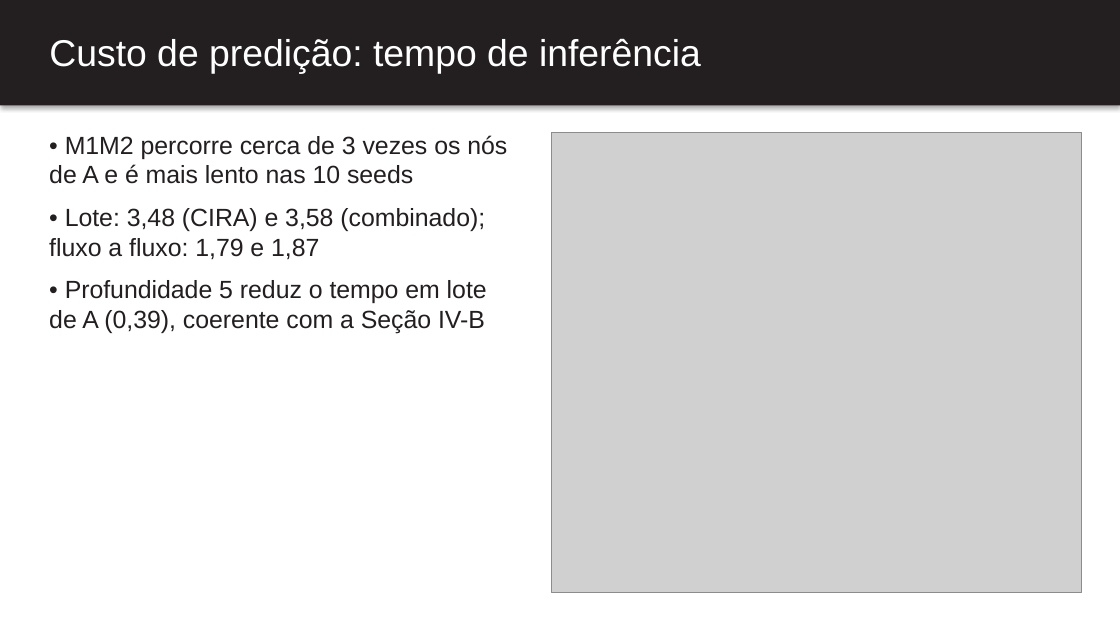
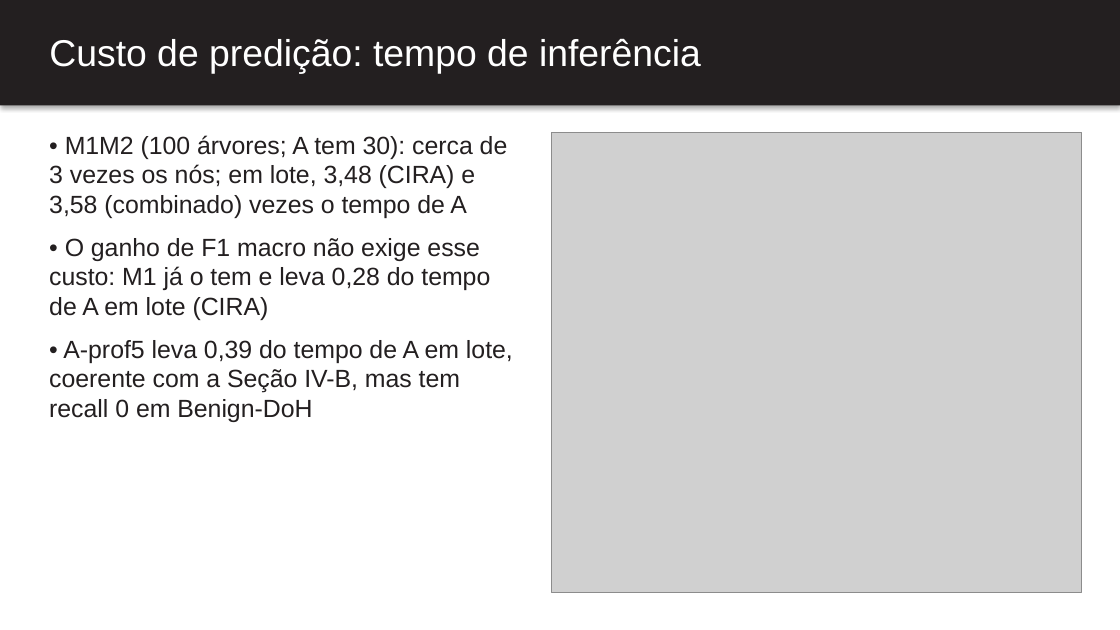
Before and after one commit to BrenoRev/Tecnicas_Ataque_Deteccao_Intrusao, a slide deck: slide 13 of project/report/apresentacao.pptx. Drawn at 1120x630 pixels with LibreOffice and Linux fonts; fonts in the diff are those of the drawing; grey boxes stand for pictures. Boxes give left, top, right and bottom in pixels: in the first picture for what was removed or moved away, otherwise in the second. Text is boxed around its words. In the diff, an @@ line names an element or a change of style, - is before the commit and + after.

Commit message:
docs(report): corrige o slide e a fala do custo de predição
O ganho de F1 macro já está em M1, mais rápido que A; A-prof5 com recall 0
em Benign-DoH; thread de predição; fala enxugada para os 40 segundos.

```diff
--- a/project/report/apresentacao.pptx
+++ b/project/report/apresentacao.pptx
@@ text at <box>49,135,513,422</box>: text changed @@
-• M1M2 percorre cerca de 3 vezes os nós de A e é mais lento nas 10 seeds
-• Lote: 3,48 (CIRA) e 3,58 (combinado); fluxo a fluxo: 1,79 e 1,87
-• Profundidade 5 reduz o tempo em lote de A (0,39), coerente com a Seção IV-B
+• M1M2 (100 árvores; A tem 30): cerca de 3 vezes os nós; em lote, 3,48 (CIRA) e 3,58 (combinado) vezes o tempo de A
+• O ganho de F1 macro não exige esse custo: M1 já o tem e leva 0,28 do tempo de A em lote (CIRA)
+• A-prof5 leva 0,39 do tempo de A em lote, coerente com a Seção IV-B, mas tem recall 0 em Benign-DoH
```
Also in this commit, not shown: 2 other files.
